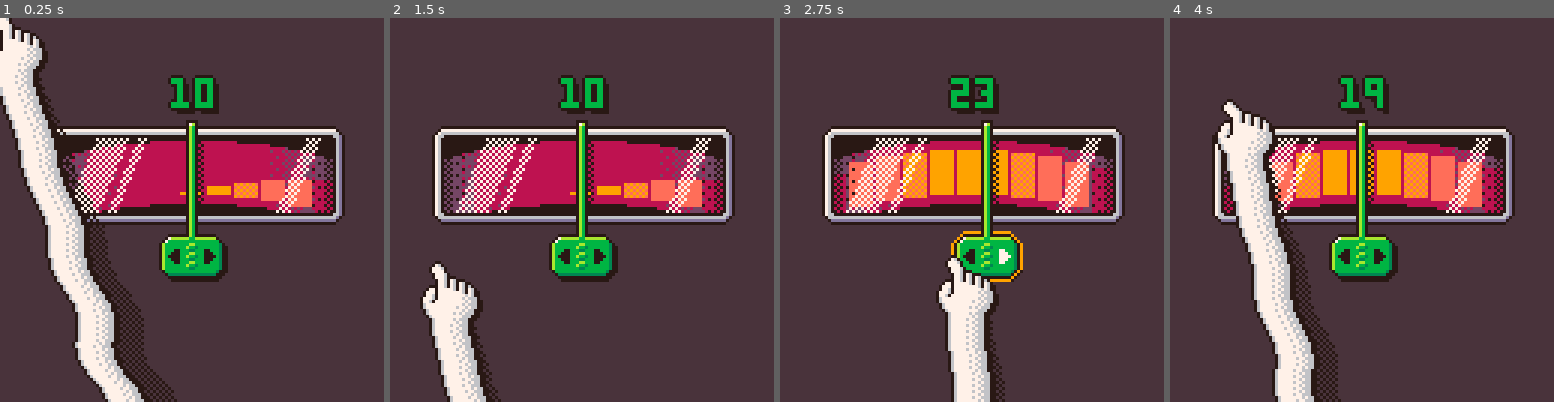
Above: before the commit, frames 1-4 (left to right).
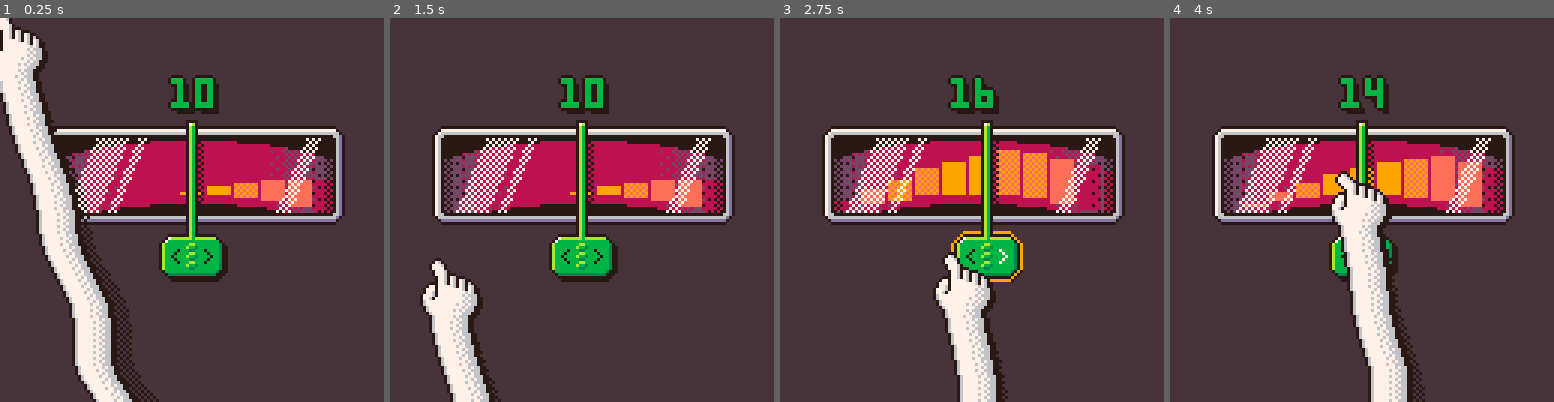
Above: after the commit, the same moments.

Repository: seimon/study_agegauge
Game: PICO-8 cartridge Study_AgeGauge.p8
Two runs of this game, one before a commit and one after it. Both use one fixed random seed, a clock stepped at 60 frames per second and the inputs below.
Inputs (mouse positions are in pixels of both pictures, inside the frame that each line leads up to):
- Up to frame 1 (0.25 s): no input
- Up to frame 2 (1.5 s): click (670, 121) at 0.67 s; click (436, 267) at 1.22 s
- Up to frame 3 (2.75 s): hold Right 1.6-2.1 s; click (887, 114) at 1.77 s; click (952, 259) at 2.32 s; hold Right from 2.47 s (still down)
- Up to frame 4 (4 s): click (1404, 106) at 2.87 s; release Right at 3.03 s; hold Left 3.08-3.58 s; click (1465, 256) at 3.42 s; click (1231, 102) at 3.97 s

The runs differ from the first frame. In frame 1, 5.2% of the frame differs, in the area x 0-57%, y 15-100%; in frame 2, 1.6%; in frame 3, 6.3%; in frame 4, 18%, in the area x 11-68%, y 14-100%.

Commit message:
v0.75
- sspr9에 fill_center 인자 추가
- 핸들 버튼 표현 방식 간소화(부품 공용화 + 화살표 글자로 처리)
- 팔 울렁울렁 표현 개선
- 키보드 좌우 입력 인터벌 늘림(좌우 한칸씩 입력하기 편하게)

Diff:
--- a/Study_AgeGauge.lua
+++ b/Study_AgeGauge.lua
@@ -5,19 +5,20 @@
 ]]
 
 poke(0x5f5c,12) poke(0x5f5d,3) -- input delay initial&repeating (default 15, 4)
-poke(0x5f2d,1) -- mouse input enable
+poke(0x5f2d,0x1) -- mouse input enable
 
 
 
 
 
 -- sspr + scale9
-function sspr9(sx,sy,sw,sh,dx,dy,dw,dh)
+function sspr9(sx,sy,sw,sh,dx,dy,dw,dh,fill_center)
 	local cw,ch=flr(sw/2),flr(sh/2)
 	sspr(sx,sy,cw,ch,dx,dy,cw,ch) -- lt
 	sspr(sx+cw,sy,1,ch,dx+cw,dy,dw-cw*2,ch) -- ct
 	sspr(sx+cw+1,sy,cw,ch,dx+dw-cw,dy,cw,ch) -- rt
 	sspr(sx,sy+ch,cw,1,dx,dy+ch,cw,dh-ch*2) -- lc
+	if(fill_center) sspr(sx+cw,sy+ch,1,1,dx+cw,dy+ch,dw-cw*2,dh-ch*2) -- cc
 	sspr(sx+cw+1,sy+ch,cw,1,dx+dw-cw,dy+ch,cw,dh-ch*2) -- rc
 	sspr(sx,sy+ch+1,cw,ch,dx,dy+dh-ch,cw,ch) -- lb
 	sspr(sx+cw,sy+ch+1,1,ch,dx+cw,dy+dh-ch,dw-cw*2,ch) -- cb
@@ -48,28 +49,22 @@
 		drag=false,
 		dragfrom={x=0,y=0},
 	}
-	m={
-		x=128,y=128,lb=0,rb=0
-	}
+	m={x=128,y=128,lb=0,rb=0}
+	hand={x=128,y=128}
 end
 
 function _update60()
-
-	-- if age_to>=age_min and age_to<=age_max then
-	-- 	if (btn(0)) age_acc=max(-age_acc_max,age_acc-0.025)
-	-- 	if (btn(1)) age_acc=min(age_acc_max,age_acc+0.025)
-	-- end
 
 	-- arrow key
 	if age.intv>0 then
 		age.intv-=1
 	else
-		if (btn(0)) then age.to=max(age.to-1,age.min) age.intv=3 handle.tx=handle.tx_def-5
-		elseif (btn(1)) then age.to=min(age.to+1,age.max) age.intv=3 handle.tx=handle.tx_def+5
+		if (btn(0)) then age.to=max(age.to-1,age.min) age.intv=8 handle.tx=handle.tx_def-5
+		elseif (btn(1)) then age.to=min(age.to+1,age.max) age.intv=8 handle.tx=handle.tx_def+5
 		else handle.tx=handle.tx_def end
 	end
 
-	age.current=mid(flr(age.to+0.5),age.min,age.max)
+	age.current=mid(flr(age.to+.5),age.min,age.max)
 	if age.current!=age.before then
 		sfx(11,-1)
 		age.before=age.current
@@ -84,11 +79,13 @@
 	-- drag state
 	if (not handle.drag and handle.hover and m.lb==1) then handle.drag=true handle.dragfrom={x=m.x,y=m.y} end
 	if handle.drag then
-		if m.lb!=1 then handle.drag=false
+		if m.lb!=1 then -- mouse lb release
+			handle.drag=false
+			age.to=flr(age.to+.5)
 		else
 			local dx=mid(m.x-handle.dragfrom.x,-8,8)
 			handle.tx=handle.tx_def+dx
-			age.to=mid(age.to+dx*0.04,age.min,age.max)
+			age.to=mid(age.to+dx*.04,age.min,age.max)
 		end
 	end
 end
@@ -114,17 +111,17 @@
 	clip(x,y,w+1,h+1)
 	ovalfill(x+4,y+h-2,x+w-4,y+h+14,0)
 	do
-		local cx,w0,h0,gap=x+w/2-0.5,8,16,1
+		local cx,w0,h0,gap=x+w/2-.5,8,16,1
 		age.ratio_to=(age.to-age.min)/(age.max-age.min)
-		age.ratio_spd=(age.ratio_to-age.ratio)*0.05+age.ratio_spd*0.65
+		age.ratio_spd=(age.ratio_to-age.ratio)*.05+age.ratio_spd*.65
 		age.ratio+=age.ratio_spd
-		if (abs(age.ratio_spd)<0.0001) age.ratio=age.ratio_to
+		if (abs(age.ratio_spd)<.0001) age.ratio=age.ratio_to
 
 		for i=0,age.max-age.min do
 			local x0=cx+i*(w0+gap) - age.ratio*(age.max-age.min)*(w0+gap)
 			if x0>x-w0 and x0<x+w+w0 then
 				local dy=(i<7) and (i-7)*2 or 0
-				local oy=y-cos(abs(63-x0)*0.005)*8+10
+				local oy=y-cos(abs(63-x0)*.005)*8+10
 				local dx=abs(cx-x0) -- dist from center
 				-- if (i%10==0) line(x0,oy-1,x0,oy+h0+3,13) -- draw line every 10 step
 				rectfill(x0-3,oy+2-dy,x0+w0-4,oy+h0,dx>37 and 8 or dx>26 and 14 or 6)
@@ -164,10 +161,10 @@
 
 	-- handle
 	do
-		handle.cx+=(handle.tx-handle.cx)*0.25
-		if (abs(handle.tx-handle.cx)<0.5) handle.cx=handle.tx
-
-		local hx,hy,hh=handle.cx,y-2,h+10
+		handle.cx+=(handle.tx-handle.cx)*.25
+		if (abs(handle.tx-handle.cx)<.5) handle.cx=handle.tx
+
+		--[[ local hx,hy,hh=handle.cx,y-2,h+10
 		fillp(0b1010010110100101.1) rectfill(hx+2,hy+1,hx+4,hy+h+1,0) fillp()
 		rectfill(hx-1,hy-4,hx+2,hy+hh,0)
 		rectfill(hx,hy-3,hx+1,hy+hh-1,11)
@@ -181,27 +178,49 @@
 		elseif handle.tx>handle.tx_def then
 			sspr(34,0,4,5,handle.cx+5,hy+hh+5,4,5,true)
 		end
+		palt() ]]
+		local hx,hy,hh=handle.cx,y-2,h+10
+		handle.hitbox={hx-12,hy+hh-2,hx+13,hy+hh+16} -- update hitbox pos
+
+		-- bottom button part
+		palt(0b0000000000000001)
+		-- sspr(0,0,23,16,hx-10,hy+hh)
+		sspr9(9,16,10,10,hx-10,hy+hh,24,17,true)
+		sspr(9,3,4,9,hx-1,hy+hh+3,4,9)
+		?"<",hx-6,hy+hh+5,handle.tx<handle.tx_def and 7 or 0
+		?">",hx+5,hy+hh+5,handle.tx>handle.tx_def and 7 or 0
+		--[[ if handle.tx<handle.tx_def then
+			sspr(34,0,4,5,handle.cx-7,hy+hh+5)
+		elseif handle.tx>handle.tx_def then
+			sspr(34,0,4,5,handle.cx+5,hy+hh+5,4,5,true)
+		end ]]
 		palt()
-
-		-- update hitbox pos
-		handle.hitbox={hx-11,hy+hh-1,hx+12,hy+hh+15}
 
 		-- outline
 		if handle.hover then
 			local y_=hy+hh-1
-			line(hx-7,y_,hx-2,y_,6)
-			line(hx+3,y_,hx+8,y_,6)
 			palt(0b0000000000000001) sspr9(0,16,9,9,hx-11,y_,24,17) palt()
 		end
-	end
-
-	-- mouse cursor
-	do
+
+		-- line part
+		fillp(0b1010010110100101.1) rectfill(hx+2,hy+1,hx+4,hy+h+1,0) fillp()
+		rect(hx-1,hy-4,hx+2,hy+hh,0)
+		line(hx+1,hy-2,hx+1,hy+hh+1,11)
+		line(hx,hy-2,hx,hy+hh,10)
+		pset(hx,hy-3,7)
+		pset(hx+1,hy-3,10)
+
+
+	end
+
+	-- hand cursor
+	do
+		hand.x+=(m.x-hand.x)*.3
+		hand.y+=(m.y-hand.y)*.3
 		palt(0b0000000000000001)
-		sspr(104-(m.lb==1 and 16 or 0),0,15,7,m.x-5,m.y-2) -- part a (normal-click)
-		sspr(104,7,21,19,m.x-5,m.y-2+7) -- part b
-
-		-- pset(mx,my,rnd()*10) -- x,y check
+		sspr(104-(m.lb==1 and 16 or 0),0,15,7,hand.x-5,hand.y-2) -- part a (normal-click)
+		sspr(104,7,21,19,hand.x-5,hand.y-2+7) -- part b
+		-- pset(m.x,m.y,rnd()*10) -- x,y check
 
 		-- with arm (line style)
 		--[[ for i=0,13 do
@@ -213,11 +232,12 @@
 		end ]]
 		-- with arm (s style)
 		local x1,y1
-		for i=0,108-m.y do
-			x1=m.x-5+i*(80-m.x)*0.004+cos(i/30-t()*2)*i/40
-			y1=m.y+19+i
+		for i=0,109-hand.y do
+			-- x1=hand.x-5+i*(80-hand.x)*0.004+cos(i/30-t()*2)*i/40
+			x1=hand.x-5+i*(150-hand.x)*.002+cos(i/40-t()*3)*i/40
+			y1=hand.y+19+i
 			sspr(104,27+(i%2<1 and 0 or 1),18,1,x1,y1)
-			fillp(0b1010010110100101.1) line(x1+18,y1,x1+18+i*0.08,y1,0) fillp()
+			fillp(0b1010010110100101.1) line(x1+17,y1,x1+17+i*.06,y1,0) fillp()
 		end
 		palt()
 	end
--- a/Study_AgeGauge.p8
+++ b/Study_AgeGauge.p8
@@ -19,22 +19,22 @@
 ff03333333333333333000ffffffffffffffffff0000000000000000000000000000000000000000000000000000000000000000077207777777777272200fff
 fff000000000000000000fffffffffffffffffff0000000000000000000000000000000000000000000000000000000000000000027777777777772722200fff
 ffff0000000000000000ffffffffffffffffffff0000000000000000000000000000000000000000000000000000000000000000027777777777277272200fff
-ffffffffffffffff0000000000000000000000000000000000000000000000000000000000000000000000000000000000000000f02777777777772722000fff
-fff6f6ffffffffff0000000000000000000000000000000000000000000000000000000000000000000000000000000000000000f0277777777272722200ffff
-ff6fff6fffffffff0000000000000000000000000000000000000000000000000000000000000000000000000000000000000000ff027777777777222000ffff
-f6fffff6ffffffff0000000000000000000000000000000000000000000000000000000000000000000000000000000000000000fff0277777727222000fffff
-6fffffff6fffffff0000000000000000000000000000000000000000000000000000000000000000000000000000000000000000fff027777777272200ffffff
-f6fffff6ffffffff0000000000000000000000000000000000000000000000000000000000000000000000000000000000000000fff077777772722200ffffff
-ff6fff6fffffffff0000000000000000000000000000000000000000000000000000000000000000000000000000000000000000ffff07777777222000ffffff
-fff6f6ffffffffff0000000000000000000000000000000000000000000000000000000000000000000000000000000000000000fffff007777220000fffffff
-ffff6fffffffffff0000000000000000000000000000000000000000000000000000000000000000000000000000000000000000ffffff0000000000ffffffff
-ffffffffffffffff0000000000000000000000000000000000000000000000000000000000000000000000000000000000000000ffffffff000000ffffffffff
-ffffffffffffffff0000000000000000000000000000000000000000000000000000000000000000000000000000000000000000ffffffffffffffffffffffff
-ffffffffffffffff0000000000000000000000000000000000000000000000000000000000000000000000000000000000000000fff027777727722200ffffff
-ffffffffffffffff0000000000000000000000000000000000000000000000000000000000000000000000000000000000000000fff027777777272200ffffff
-ffffffffffffffff0000000000000000000000000000000000000000000000000000000000000000000000000000000000000000ffffffffffffffffffffffff
-ffffffffffffffff0000000000000000000000000000000000000000000000000000000000000000000000000000000000000000ffffffffffffffffffffffff
-ffffffffffffffff0000000000000000000000000000000000000000000000000000000000000000000000000000000000000000ffffffffffffffffffffffff
+ffff6fffffff000fffffffffffffffffffffffff0000000000000000000000000000000000000000000000000000000000000000f02777777777772722000fff
+fff6f6fffff07aa0ffffffffffffffffffffffff0000000000000000000000000000000000000000000000000000000000000000f0277777777272722200ffff
+ff6fff6fff07bbbb0fffffffffffffffffffffff0000000000000000000000000000000000000000000000000000000000000000ff027777777777222000ffff
+f6fffff6f0abbbbb30ffffffffffffffffffffff0000000000000000000000000000000000000000000000000000000000000000fff0277777727222000fffff
+6fffffff60abbbbb300fffffffffffffffffffff0000000000000000000000000000000000000000000000000000000000000000fff027777777272200ffffff
+f6fffff6f0abbbbb300fffffffffffffffffffff0000000000000000000000000000000000000000000000000000000000000000fff077777772722200ffffff
+ff6fff6fff0bbbb3000fffffffffffffffffffff0000000000000000000000000000000000000000000000000000000000000000ffff07777777222000ffffff
+fff6f6fffff0333000ffffffffffffffffffffff0000000000000000000000000000000000000000000000000000000000000000fffff007777220000fffffff
+ffff6fffffff00000fffffffffffffffffffffff0000000000000000000000000000000000000000000000000000000000000000ffffff0000000000ffffffff
+fffffffffffff000ffffffffffffffffffffffff0000000000000000000000000000000000000000000000000000000000000000ffffffff000000ffffffffff
+ffffffffffffffffffffffffffffffffffffffff0000000000000000000000000000000000000000000000000000000000000000ffffffffffffffffffffffff
+ffffffffffffffffffffffffffffffffffffffff0000000000000000000000000000000000000000000000000000000000000000fff027777727722200ffffff
+ffffffffffffffffffffffffffffffffffffffff0000000000000000000000000000000000000000000000000000000000000000fff027777777272200ffffff
+ffffffffffffffffffffffffffffffffffffffff0000000000000000000000000000000000000000000000000000000000000000ffffffffffffffffffffffff
+ffffffffffffffffffffffffffffffffffffffff0000000000000000000000000000000000000000000000000000000000000000ffffffffffffffffffffffff
+ffffffffffffffffffffffffffffffffffffffff0000000000000000000000000000000000000000000000000000000000000000ffffffffffffffffffffffff
 22002002222200222222222222222222000000000000000000000000000000000000000000000000000000000000000000000000000000000000000000000000
 20ee0ee022207a022222222222dd2dd2000000000000000000000000000000000000000000000000000000000000000000000000000000000000000000000000
 0ef8e8880207bba0222222222d55d555000000000000000000000000000000000000000000000000000000000000000000000000000000000000000000000000
Not shown, changed: index.js
